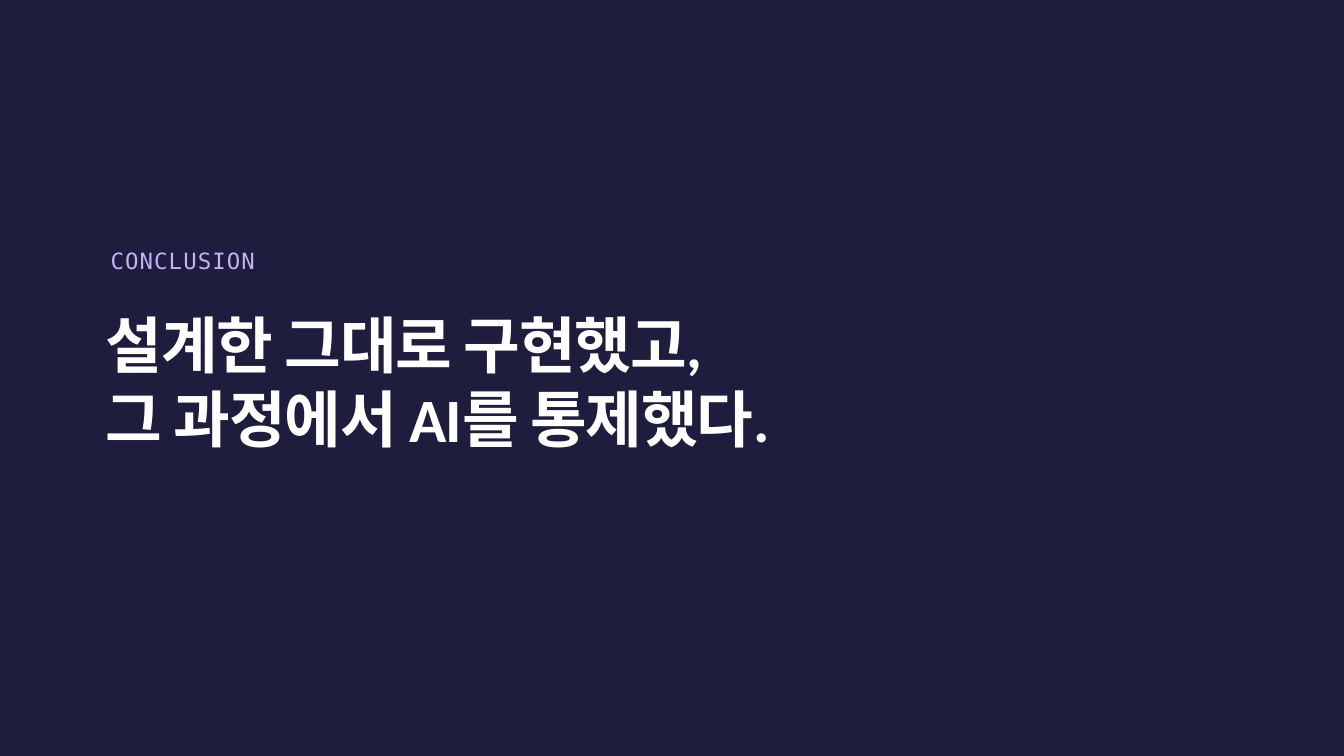
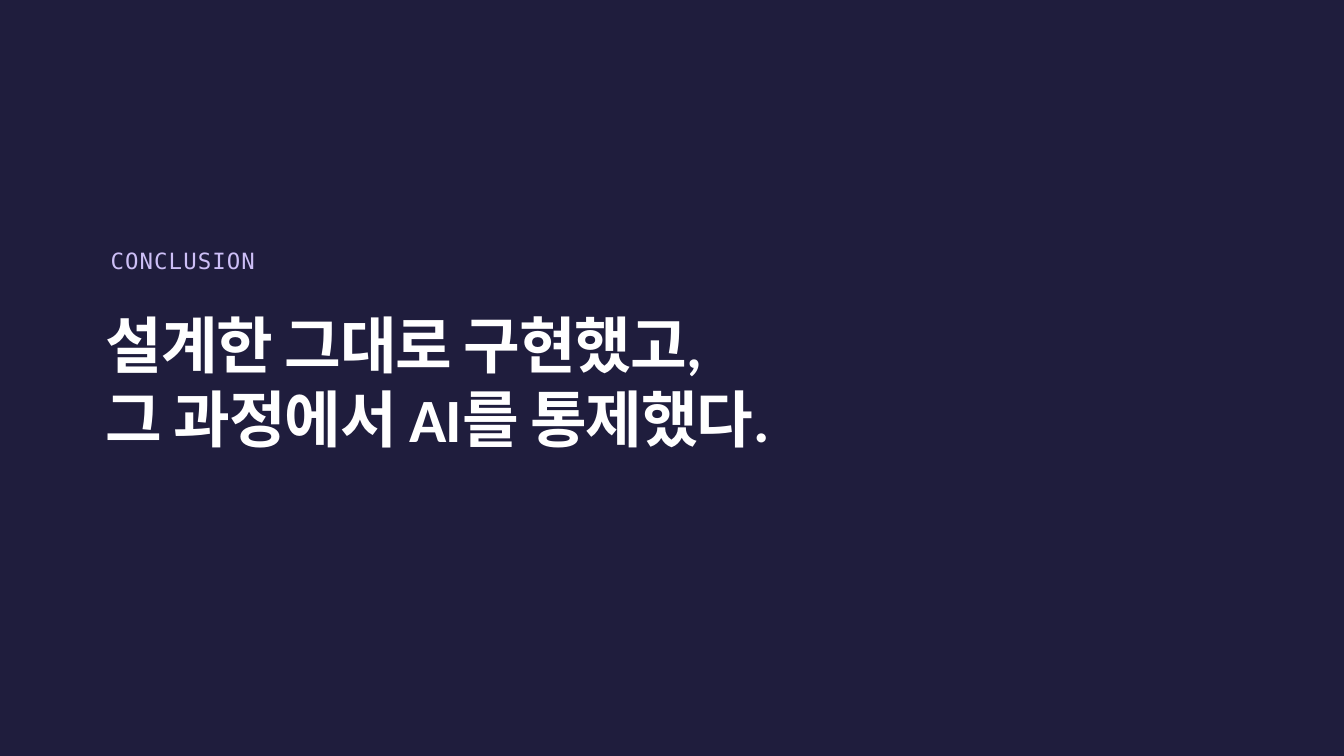
Before and after one commit to heyoonyoon/distributed-programming, a slide deck: slide 20 of docs/presentation/보험발표-figma.pptx. Drawn at 1344x756 pixels with LibreOffice and Linux fonts; fonts in the diff are those of the drawing. Boxes give left, top, right and bottom in pixels: in the first picture for what was removed or moved away, otherwise in the second. Text is boxed around its words. In the diff, an @@ line names an element or a change of style, - is before the commit and + after.

```diff
--- a/docs/presentation/보험발표-figma.pptx
+++ b/docs/presentation/보험발표-figma.pptx
@@ text "CONCLUSION" at box(111, 252, 255, 270): text colour #C5B0F4 to #CDBFF7 @@
```
Also in this commit, not shown: 19 other slides changed, 2 other files.
